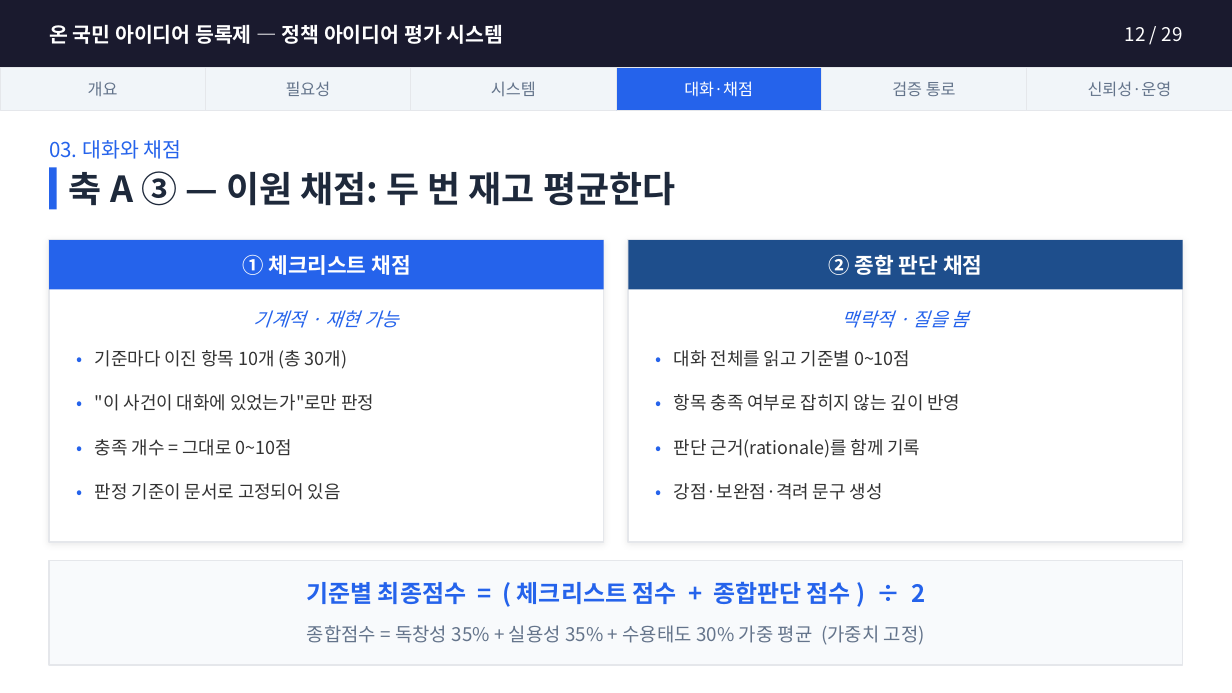
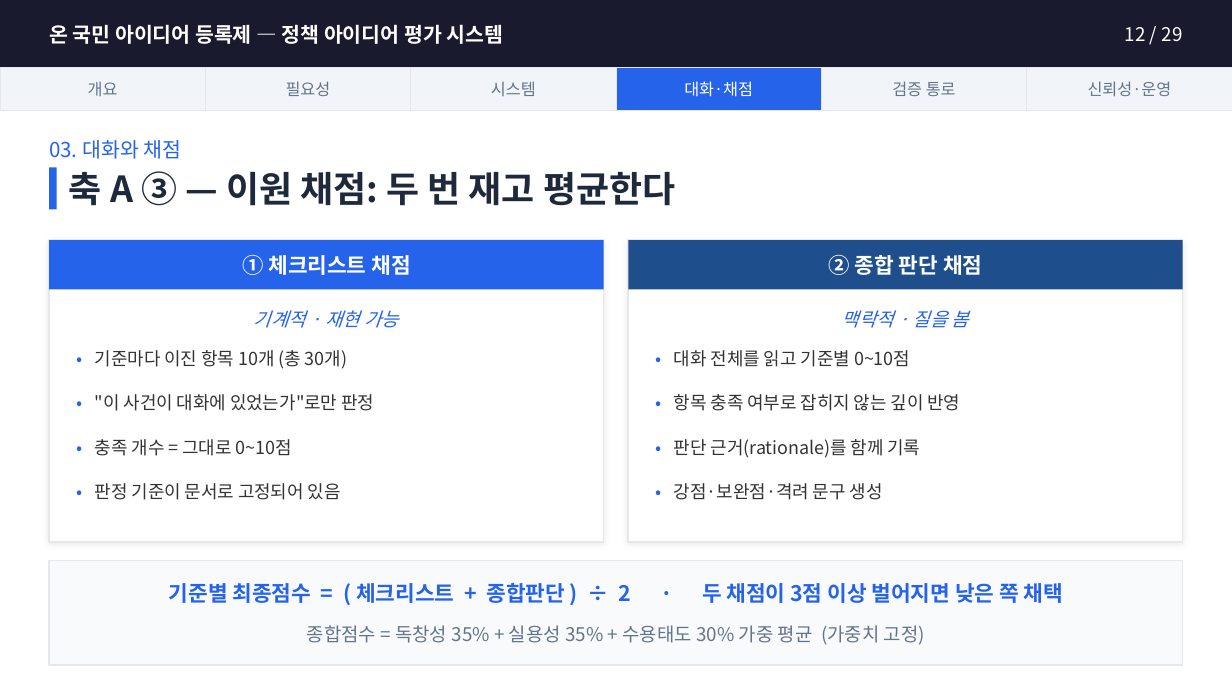
Before and after one commit to jason-j-kim/PYCON2017, a slide deck: slide 12 of docs/온국민아이디어등록제_설명자료.pptx. Drawn at 1232x693 pixels with LibreOffice and Linux fonts; fonts in the diff are those of the drawing. Boxes give left, top, right and bottom in pixels: in the first picture for what was removed or moved away, otherwise in the second. Text is boxed around its words. In the diff, an @@ line names an element or a change of style, - is before the commit and + after.

```diff
--- a/docs/온국민아이디어등록제_설명자료.pptx
+++ b/docs/온국민아이디어등록제_설명자료.pptx
@@ text at [169,583,1063,603]: text changed; size 14 to 12.5 pt @@
-기준별 최종점수 = ( 체크리스트 점수 + 종합판단 점수 ) ÷ 2
+기준별 최종점수 = ( 체크리스트 + 종합판단 ) ÷ 2 · 두 채점이 3점 이상 벌어지면 낮은 쪽 채택
```
Also in this commit, not shown: 3 other slides changed, 1 other file.
